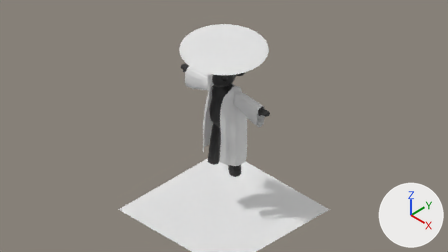
Renders of the Blender file Dan Models/Sheep.blend from each side of a commit.
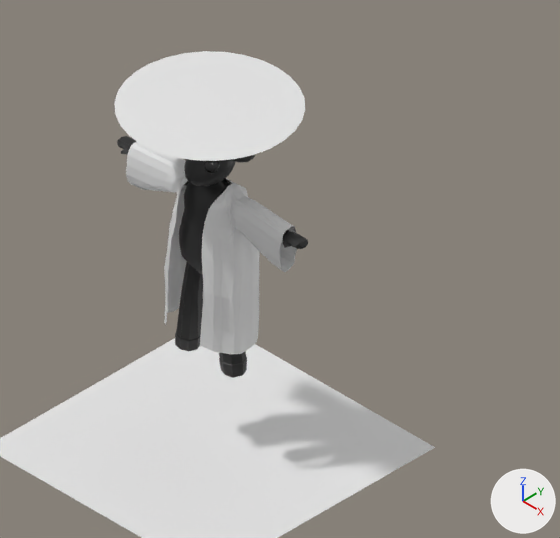
Each version is shown from the file's camera 'Camera', then close up on the part from 28% to 87% of the width and 0% to 100% of the height. Lighting does not change. The marker at lower right points along +X, +Y and +Z.

Script lines for the objects in view, before the commit:
```python
me_cube_001 = bpy.data.meshes.new('Cube.001')
me_cube_001.from_pydata(...)  # 90 vertices, 88 faces; spans x -0.233..0.233, y -0.162..0.174, z -0.022..0.657
me_cube_001.materials.append(mat_wool)  # black #272727
me_cylinder_002 = bpy.data.meshes.new('Cylinder.002')
me_cylinder_002.from_pydata(...)  # 121 vertices, 60 faces, 30 loose edges; spans x -0.99..0.99, y -1.0..1.0, z 0.0..0.04
me_plane_002 = bpy.data.meshes.new('Plane.002')
me_plane_002.from_pydata([(-1.0, -1.0, 0.0), (1.0, -1.0, 0.0), (-1.0, 1.0, 0.0), (1.0, 1.0, 0.0)], [], [(0, 1, 3, 2)])
ob_cylinder = bpy.data.objects.new('Cylinder', me_cylinder_002)
ob_cylinder.location = (0.0, 0.0, 1.247)
ob_cylinder.scale = (0.6, 0.6, 0.6)
ob_floor = bpy.data.objects.new('Floor', me_plane_002)
ob_floor.location = (0.0, 0.0, -1.366)
ob_main_body = bpy.data.objects.new('Main body', me_cube_001)
ob_main_body.location = (0.0, 0.0, 0.0)
# also in view: 'Plane' at (0.0, 0.01, 0.1); 'Arms & Legs' at (0.0, 0.01, -0.02); 'Head' at (0.0, -0.01, 0.84)
```
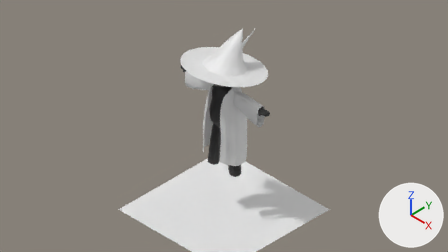
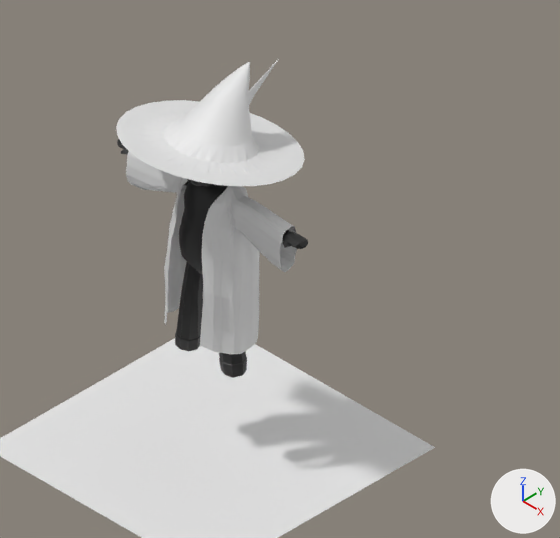
Commit message: MADE HAT

Pixel boxes [x1, y1, x2, y2] of what changed, in the close-ups (560 x 538 px):
'Cylinder', deleted: before [114, 51, 305, 161]
'hat', added: after [116, 60, 305, 186]

The change in detail:
Mesh me_cylinder_002_1 is new.
It has 1772 vertices, 1726 faces and spans x -0.99..0.99, y -1.0..1.0, z -0.48..0.4.
Object 'Cylinder' (ob_cylinder) is deleted.
Object 'hat' (ob_hat) is new; it shows me_cylinder_002_1.
Its location is (-0.013, 0.08, 1.22).
Its rotation in degrees is (-13, 0, 0).
Its scale is (0.6, 0.6, 0.6).
